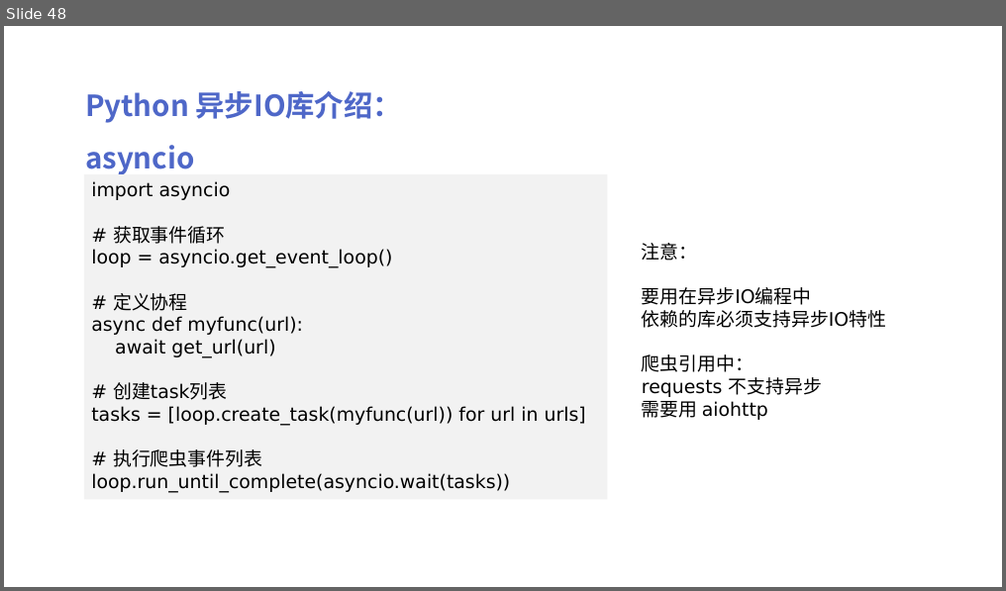
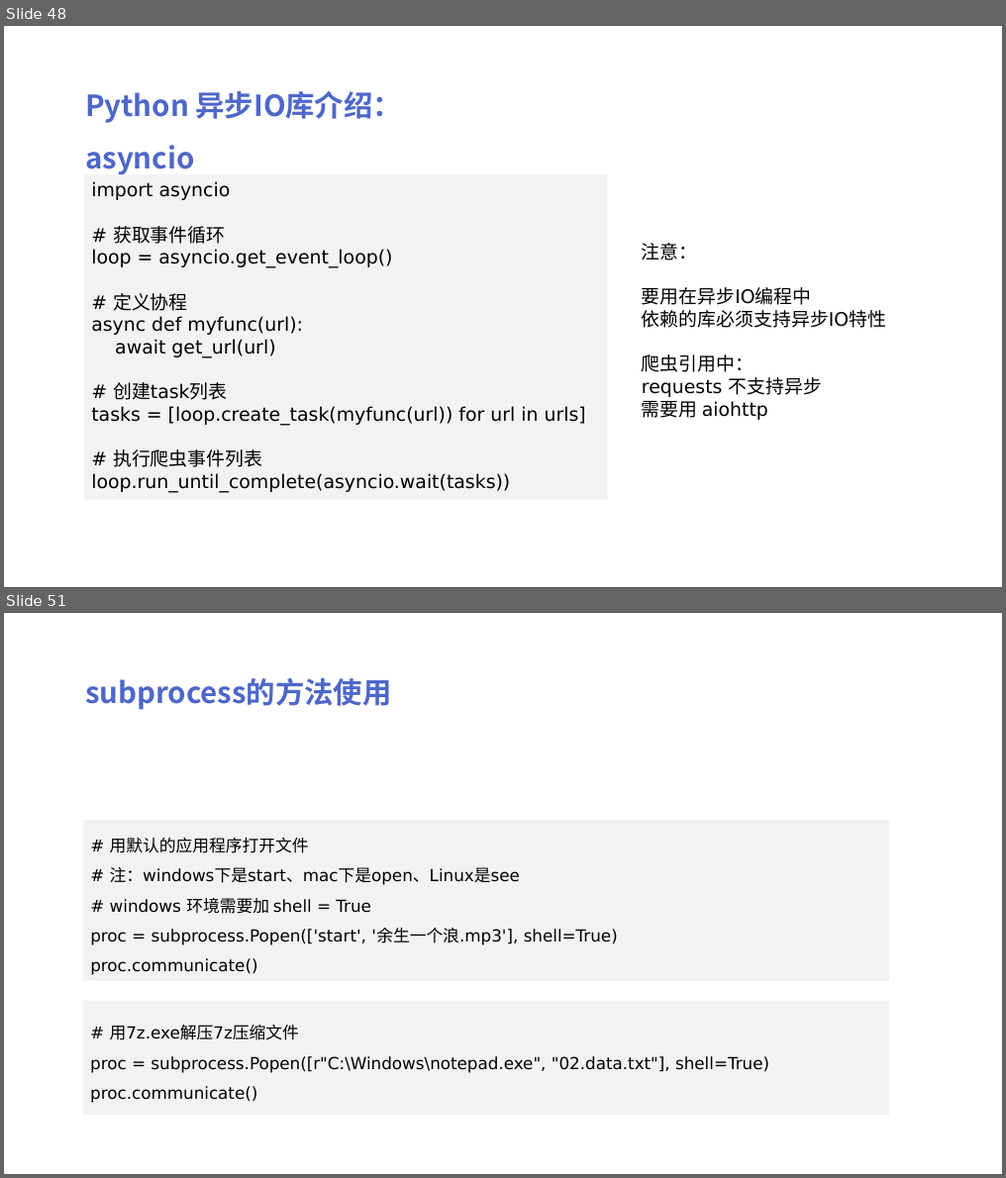
Before and after one commit to peiss/ant-learn-python-concurrent, a slide deck: Python并发编程简介.pptx. Shown one above the other, each under a label of ours: slide 48 before the commit, slides 48 and 51 after it; the slides between them are not shown. The pictures are 1006x591 and 1006x1178 pixels, drawn with LibreOffice and Linux fonts; fonts in the diff are those of the drawing. Boxes give left, top, right and bottom in pixels: in the first picture for what was removed or moved away, otherwise in the second. Text is boxed around its words. In the diff, an @@ line names an element or a change of style, - is before the commit and + after.

```diff
--- a/Python并发编程简介.pptx
+++ b/Python并发编程简介.pptx
@@ slide 51 added at [4, 613, 1002, 1174], background #FFFFFF @@
@@ text added at [85, 678, 391, 710], 28 pt, text #4E67C8, bold @@
+subprocess的方法使用
@@ rectangle added at [83, 820, 890, 981], fill #F2F2F2, 16 pt, text #000000 @@
+# 用默认的应用程序打开文件
+# 注：windows下是start、mac下是open、Linux是see
+# windows 环境需要加 shell = True
+proc = subprocess.Popen(['start', '余生一个浪.mp3'], shell=True)
+proc.communicate()
@@ rectangle added at [83, 1001, 890, 1115], fill #F2F2F2, 16 pt, text #000000 @@
+# 用7z.exe解压7z压缩文件
+proc = subprocess.Popen([r"C:\Windows\notepad.exe", "02.data.txt"], shell=True)
+proc.communicate()
```
Also in this commit, not shown: 3 other slides added, 2 other files.
